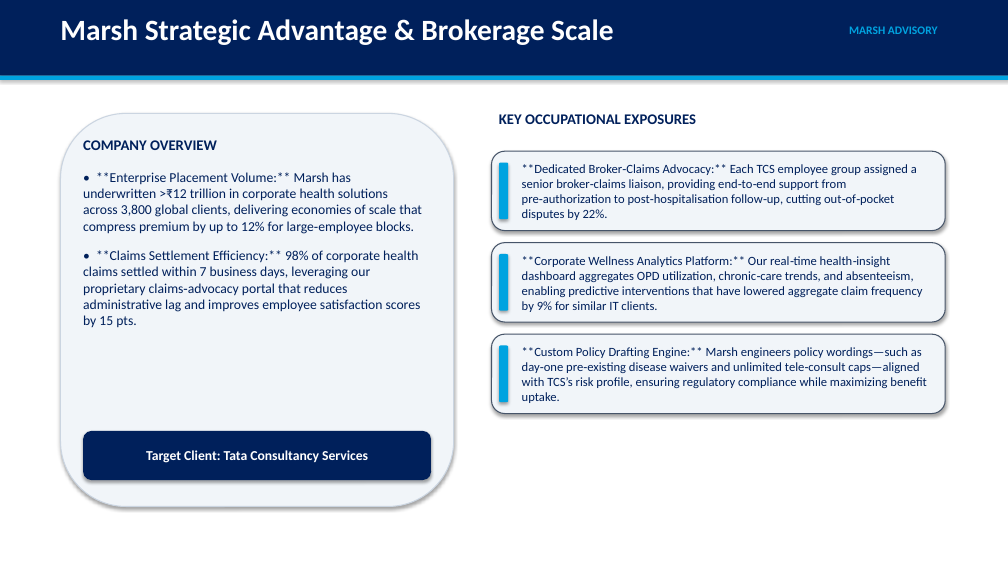
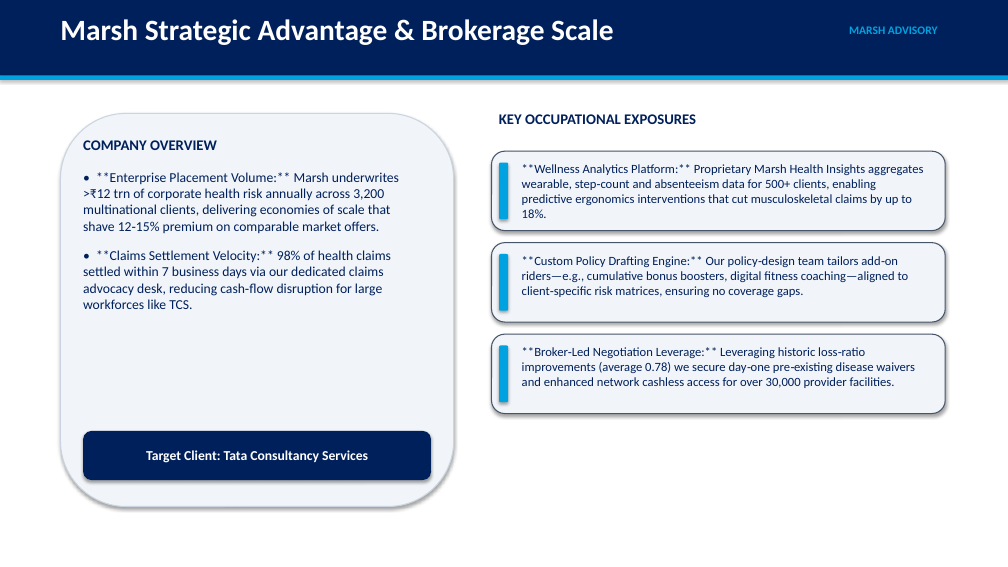
Before and after one commit to sagar-grv/marsh, a slide deck: slide 2 of outputs/Tata_Consultancy_Services_Pitch_Deck.pptx. Drawn at 1008x567 pixels with LibreOffice and Linux fonts; fonts in the diff are those of the drawing. Boxes give left, top, right and bottom in pixels: in the first picture for what was removed or moved away, otherwise in the second. Text is boxed around its words. In the diff, an @@ line names an element or a change of style, - is before the commit and + after.

```diff
--- a/outputs/Tata_Consultancy_Services_Pitch_Deck.pptx
+++ b/outputs/Tata_Consultancy_Services_Pitch_Deck.pptx
@@ text at box(83, 172, 399, 309): text changed @@
-• **Enterprise Placement Volume:** Marsh has underwritten >₹12 trillion in corporate health solutions across 3,800 global clients, delivering economies of scale that compress premium by up to 12% for large‑employee blocks.
-• **Claims Settlement Efficiency:** 98% of corporate health claims settled within 7 business days, leveraging our proprietary claims‑advocacy portal that reduces administrative lag and improves employee satisfaction scores by 15 pts.
+• **Enterprise Placement Volume:** Marsh underwrites >₹12 trn of corporate health risk annually across 3,200 multinational clients, delivering economies of scale that shave 12‑15% premium on comparable market offers.
+• **Claims Settlement Velocity:** 98% of health claims settled within 7 business days via our dedicated claims advocacy desk, reducing cash‑flow disruption for large workforces like TCS.
@@ text at box(522, 164, 923, 218): text changed @@
-**Dedicated Broker‑Claims Advocacy:** Each TCS employee group assigned a senior broker‑claims liaison, providing end‑to‑end support from pre‑authorization to post‑hospitalisation follow‑up, cutting out‑of‑pocket disputes by 22%.
+**Wellness Analytics Platform:** Proprietary Marsh Health Insights aggregates wearable, step‑count and absenteeism data for 500+ clients, enabling predictive ergonomics interventions that cut musculoskeletal claims by up to 18%.
@@ text at box(522, 256, 909, 297): text changed @@
-**Corporate Wellness Analytics Platform:** Our real‑time health‑insight dashboard aggregates OPD utilization, chronic‑care trends, and absenteeism, enabling predictive interventions that have lowered aggregate claim frequency by 9% for similar IT clients.
+**Custom Policy Drafting Engine:** Our policy‑design team tailors add‑on riders—e.g., cumulative bonus boosters, digital fitness coaching—aligned to client‑specific risk matrices, ensuring no coverage gaps.
@@ text at box(522, 347, 915, 388): text changed @@
-**Custom Policy Drafting Engine:** Marsh engineers policy wordings—such as day‑one pre‑existing disease waivers and unlimited tele‑consult caps—aligned with TCS’s risk profile, ensuring regulatory compliance while maximizing benefit uptake.
+**Broker‑Led Negotiation Leverage:** Leveraging historic loss‑ratio improvements (average 0.78) we secure day‑one pre‑existing disease waivers and enhanced network cashless access for over 30,000 provider facilities.
```
Also in this commit, not shown: 2 other slides changed, 4 other files.
